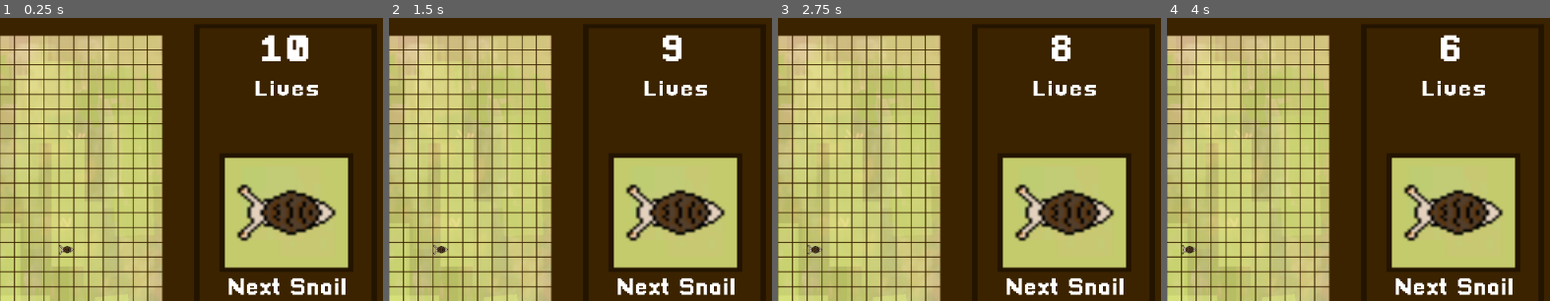
Above: before the commit, frames 1-4 (left to right).
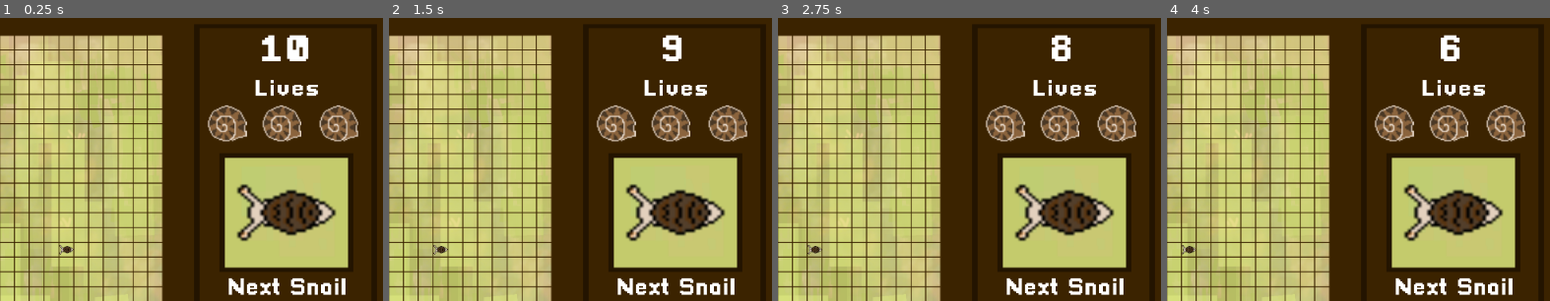
Above: after the commit, the same moments.

Repository: RNairn01/LD-51
Game: Godot game, scene res://scenes/screens/play_screen.tscn
Two runs of this game, one before a commit and one after it. Both use one fixed random seed, a clock stepped at 60 frames per second and the inputs below. Sound files missing from this copy of the repository are replaced by a short silence.
Inputs (mouse positions are % of the whole screen's width and height, from its top left):
- Up to frame 1 (0.25 s): no input
- Up to frame 2 (1.5 s): tap Enter at 0.5 s; move the mouse to (36, 50) at 0.52 s; click (36, 50) at 0.6 s; tap Space at 1.25 s; move the mouse to (36, 49) at 1.27 s; right-click (36, 49) at 1.35 s; click (36, 49) at 1.42 s
- Up to frame 3 (2.75 s): move the mouse to (14, 41) at 2.02 s; click (14, 41) at 2.1 s
- Up to frame 4 (4 s): tap Enter at 2.75 s; move the mouse to (55, 41) at 2.77 s; right-click (55, 41) at 2.85 s; click (55, 41) at 2.92 s; tap Space at 3.5 s; move the mouse to (82, 65) at 3.52 s; click (82, 65) at 3.6 s
The pictures show only the part of the screen within x 50-100%, y 0-50%; the shares and areas given below are measured in that part.

The runs differ from the first frame. In frame 1, 3.3% of the frame differs, in the area x 54-94%, y 21-44%; in frame 2, 3.3%; in frame 3, 3.3%; in frame 4, 3.3%.

Commit message:
Add life counter and game over state

Diff:
--- a/scenes/screens/play_screen.tscn
+++ b/scenes/screens/play_screen.tscn
@@ -23,6 +23,8 @@
 [ext_resource path="res://scripts/next_snail_display.gd" type="Script" id=21]
 [ext_resource path="res://scripts/snail_order_manager.gd" type="Script" id=22]
 [ext_resource path="res://assets/sprites/test_circle.png" type="Texture" id=23]
+[ext_resource path="res://assets/sprites/life_active.png" type="Texture" id=24]
+[ext_resource path="res://scripts/life_counter.gd" type="Script" id=25]
 
 [sub_resource type="Animation" id=3]
 length = 0.001
@@ -213,16 +215,6 @@
 position = Vector2( 0.379761, 399 )
 scale = Vector2( 2.27848, 3 )
 texture = ExtResource( 17 )
-
-[node name="LivesLabel" type="Label" parent="UI/SidePanel"]
-margin_left = -104.051
-margin_top = -480.0
-margin_right = 108.949
-margin_bottom = -432.0
-custom_fonts/font = ExtResource( 19 )
-text = "Lives"
-align = 1
-valign = 1
 
 [node name="TimerLabel" type="Label" parent="UI/SidePanel"]
 margin_left = -130.633
@@ -235,13 +227,47 @@
 valign = 1
 script = ExtResource( 6 )
 
+[node name="LifeCounter" type="Control" parent="UI/SidePanel"]
+margin_left = -128.0
+margin_top = -491.0
+margin_right = 125.0
+margin_bottom = -321.0
+script = ExtResource( 25 )
+
+[node name="LivesLabel" type="Label" parent="UI/SidePanel/LifeCounter"]
+margin_left = 23.949
+margin_top = 10.0
+margin_right = 236.949
+margin_bottom = 58.0
+custom_fonts/font = ExtResource( 19 )
+text = "Lives"
+align = 1
+valign = 1
+
+[node name="Life1" type="Sprite" parent="UI/SidePanel/LifeCounter"]
+position = Vector2( 31.5445, 107 )
+scale = Vector2( 1.97295, 2.5 )
+texture = ExtResource( 24 )
+
+[node name="Life2" type="Sprite" parent="UI/SidePanel/LifeCounter"]
+position = Vector2( 121.164, 107 )
+scale = Vector2( 1.97295, 2.5 )
+texture = ExtResource( 24 )
+
+[node name="Life3" type="Sprite" parent="UI/SidePanel/LifeCounter"]
+position = Vector2( 214.582, 107 )
+scale = Vector2( 1.97295, 2.5 )
+texture = ExtResource( 24 )
+
 [node name="CanvasLayer" type="CanvasLayer" parent="UI"]
 layer = 0
 follow_viewport_enable = true
 
 [node name="PauseOverlay" type="ColorRect" parent="UI/CanvasLayer"]
 visible = false
-margin_right = 1152.0
-margin_bottom = 1152.0
+margin_left = -7552.0
+margin_top = -3680.0
+margin_right = 1219.0
+margin_bottom = 4160.0
 color = Color( 0.501961, 0.501961, 0.501961, 0.647059 )
 script = ExtResource( 15 )
--- a/scripts/explosion.gd
+++ b/scripts/explosion.gd
@@ -2,16 +2,16 @@
 
 
 onready var timer = get_node("/root/Node2D/GlobalTimer")
+onready var game_state_manager = get_node("/root/Node2D/GameStateManager")
 var ticks_counted = 0
 var ticks_to_die = 3
 
 func _ready():
+	self.connect("ready", game_state_manager, "_lose_life")
 	timer.connect("timeout", self, "_die")
 
 func _die():
 	if ticks_counted < ticks_to_die-1:
 		ticks_counted +=1
-		print(ticks_counted)
 	else:
-		print("end")
 		self.queue_free()
--- a/scripts/game_state_manager.gd
+++ b/scripts/game_state_manager.gd
@@ -3,20 +3,27 @@
 var is_tutorial = true
 var lives_remaining = 3
 var is_game_over = false
+var game_can_end = true
 var is_game_paused = false
+var can_unpause = true
 
 signal game_pause
 signal game_unpause
+signal life_lost
 
 
 func _ready():
 	pass
 
 func _process(delta):
-	if not is_game_over and lives_remaining < 1:
+	if not is_game_over and game_can_end and lives_remaining < 1:
+		game_can_end = false
+		can_unpause = false
+		is_game_over = true
+		emit_signal("game_pause")
 		print("game over")
 
-	if Input.is_action_just_pressed("pause") and is_game_paused:
+	if Input.is_action_just_pressed("pause") and is_game_paused and can_unpause:
 		print("unpause")
 		is_game_paused = false
 		emit_signal("game_unpause")
@@ -24,3 +31,7 @@
 		print("pause")
 		is_game_paused = true
 		emit_signal("game_pause")
+
+func _lose_life():
+	lives_remaining -= 1
+	emit_signal("life_lost", lives_remaining)
--- /dev/null
+++ b/scripts/life_counter.gd
@@ -0,0 +1,19 @@
+extends Control
+
+onready var game_state_manager = get_node("/root/Node2D/GameStateManager")
+onready var life_lost_sprite = preload("res://assets/sprites/life_lost.png")
+onready var life_1 = $Life1
+onready var life_2 = $Life2
+onready var life_3 = $Life3
+
+
+func _ready():
+	game_state_manager.connect("life_lost", self, "_lose_life")
+
+func _lose_life(remaining):
+	if remaining == 2:
+		life_3.texture = life_lost_sprite
+	elif remaining == 1:
+		life_2.texture = life_lost_sprite
+	elif remaining == 0:
+		life_1.texture = life_lost_sprite
Binary file added: assets/sprites/life_active.png
Not shown, added: assets/sprites/life_active.png.import
Binary file added: assets/sprites/life_lost.png
Not shown, added: assets/sprites/life_lost.png.import
Not shown: 1 places in scenes/screens/play_screen.tscn that only renumber resources
